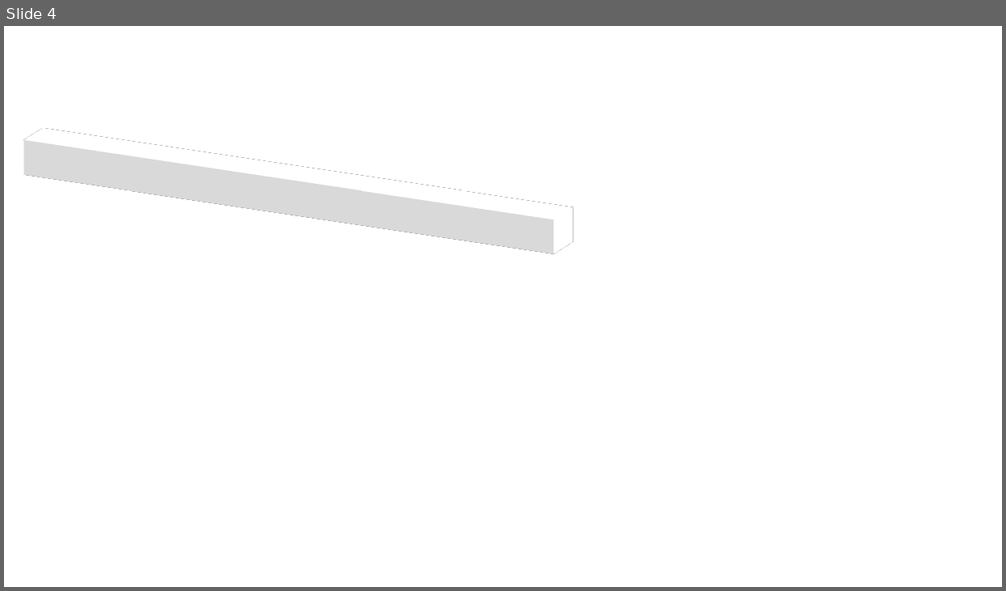
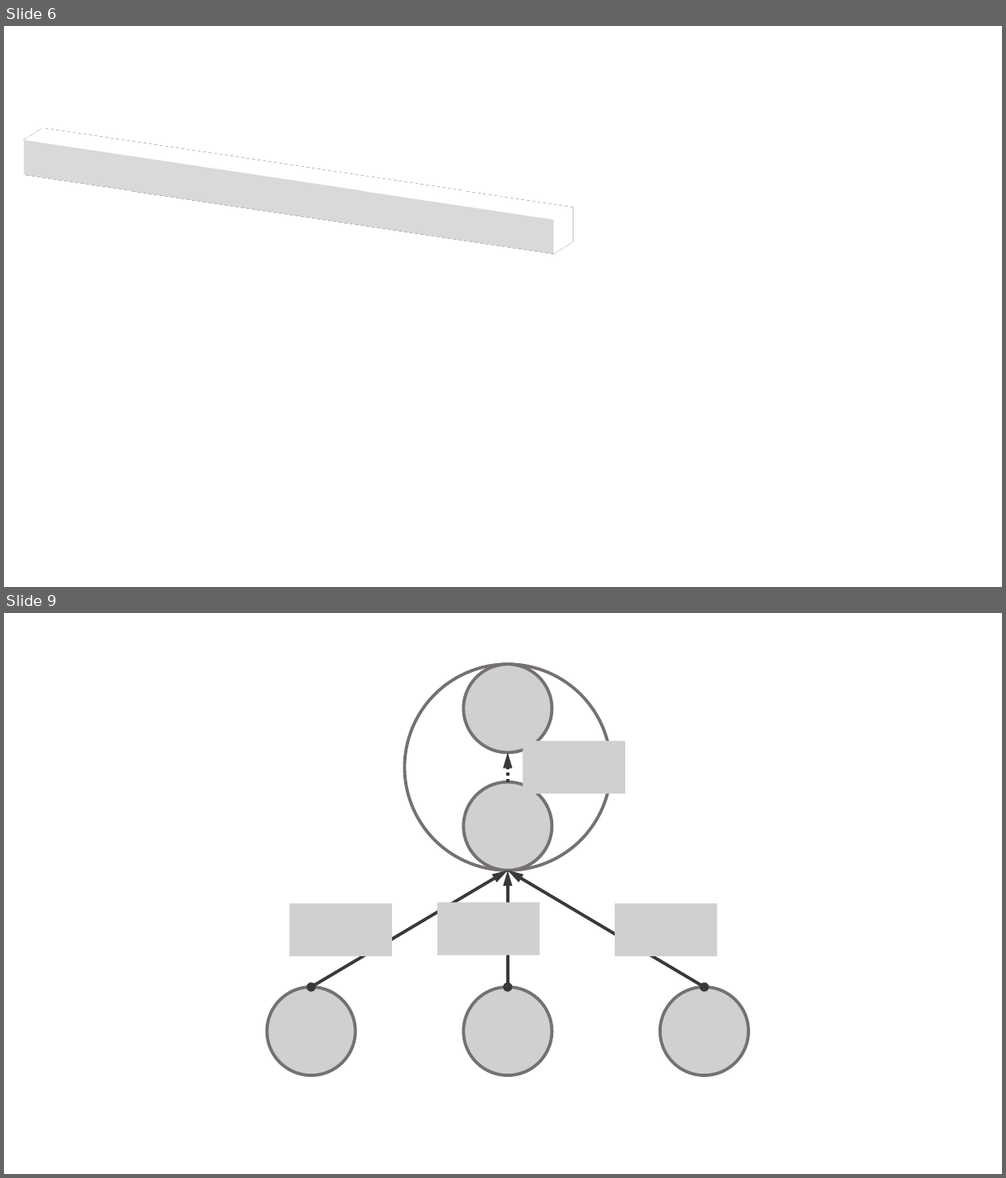
Before and after one commit to hessihan/eps_foracasting, a slide deck: paper/tex/img/ppt_img.pptx. Shown one above the other, each under a label of ours: slide 4 before the commit, slides 6 and 9 after it; the slides between them are not shown. The pictures are 1006x591 and 1006x1178 pixels, drawn with LibreOffice and Linux fonts; fonts in the diff are those of the drawing; grey boxes stand for pictures. Boxes give left, top, right and bottom in pixels: in the first picture for what was removed or moved away, otherwise in the second. Text is boxed around its words. In the diff, an @@ line names an element or a change of style, - is before the commit and + after.

```diff
--- a/paper/tex/img/ppt_img.pptx
+++ b/paper/tex/img/ppt_img.pptx
@@ slide 9 added at (4,613,1002,1174), background #FFFFFF @@
@@ ellipse added at (404,664,612,871), outline #767171 3 pt @@
@@ picture added at (463,664,552,752) @@
@@ arrow added from (508, 782) to (508, 753), #3B3838 3 pt dashed @@
@@ picture added at (522,741,625,794) @@
@@ picture added at (463,782,552,871) @@
@@ double arrow added from (311, 987) to (508, 871), #3B3838 3 pt @@
@@ double arrow added from (508, 987) to (508, 871), #3B3838 3 pt @@
@@ double arrow added from (705, 987) to (508, 871), #3B3838 3 pt @@
@@ picture added at (289,904,392,956) @@
@@ picture added at (437,903,540,956) @@
@@ picture added at (615,904,718,956) @@
@@ picture added at (266,987,355,1076) @@
@@ picture added at (463,987,552,1076) @@
@@ picture added at (661,987,749,1076) @@
@@ what was slide 4 is now slide 6 @@
```
Also in this commit, not shown: 2 slides changed, 7 other slides added, 16 other files.
